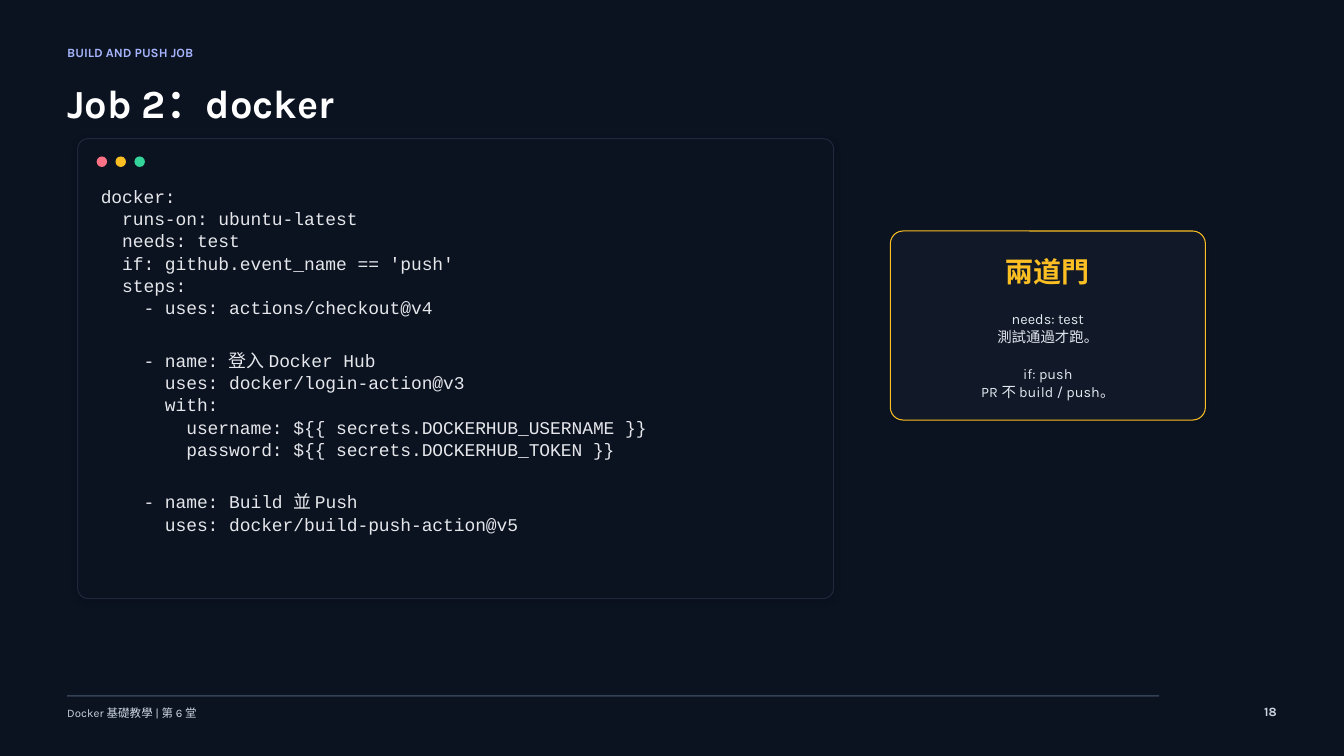
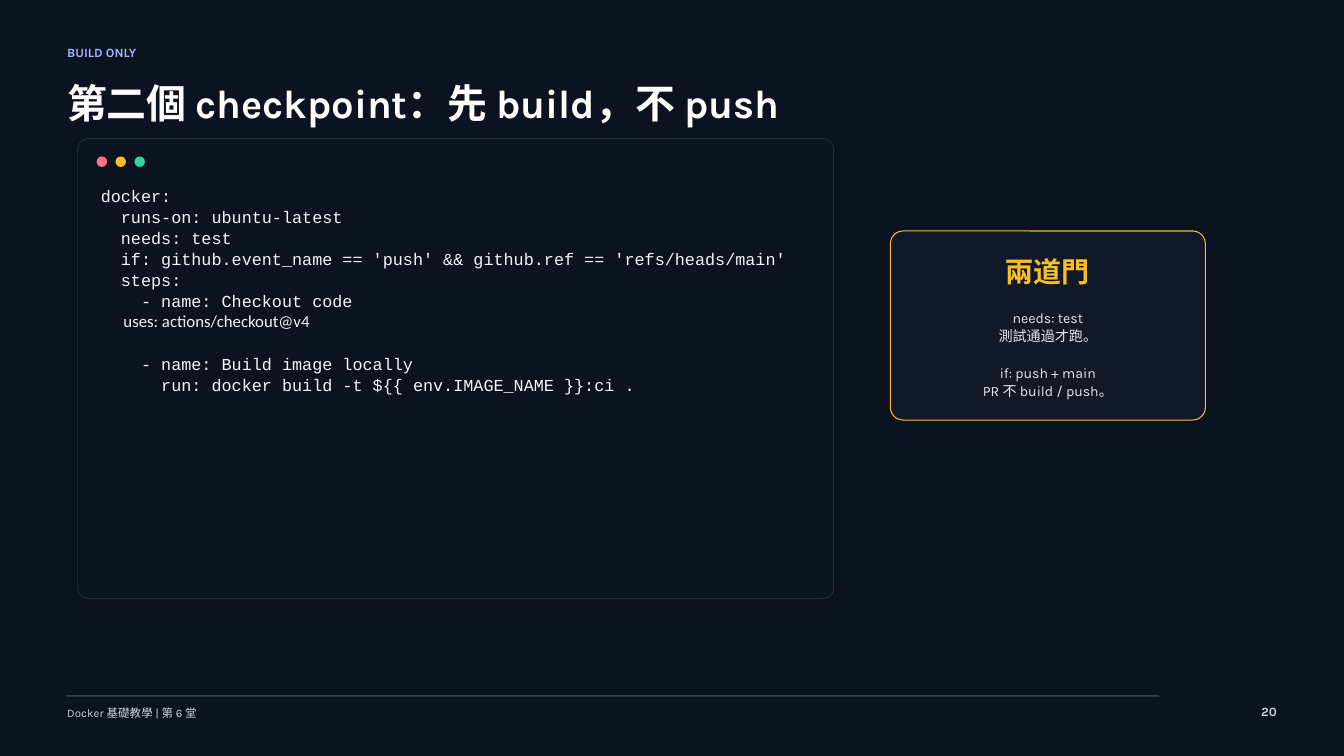
Before and after one commit to lalalalaluk/docker-practice, a slide deck: slide 20 of slides/docker-session6-github-actions-advanced.pptx (slide 18 before the commit). Drawn at 1344x756 pixels with LibreOffice and Linux fonts; fonts in the diff are those of the drawing. Boxes give left, top, right and bottom in pixels: in the first picture for what was removed or moved away, otherwise in the second. Text is boxed around its words. In the diff, an @@ line names an element or a change of style, - is before the commit and + after.

Commit message:
Update Docker course slide code appendices

```diff
--- a/slides/docker-session6-github-actions-advanced.pptx
+++ b/slides/docker-session6-github-actions-advanced.pptx
@@ text at (x1=67, y1=48, x2=136, y2=57): text changed @@
-BUILD AND PUSH JOB
+BUILD ONLY
@@ text at (x1=67, y1=84, x2=779, y2=128): text changed @@
-Job 2：docker
+第二個 checkpoint：先 build，不 push
@@ text at (x1=101, y1=190, x2=343, y2=290): size 12.8 to 12 pt, text colour #E5E7EB to #F1F5F9 in "docker:", "runs-on: ubuntu-latest", "needs: test", "steps:" @@
@@ text at (x1=121, y1=253, x2=785, y2=269): text changed; size 12.8 to 12 pt; text colour #E5E7EB to #F1F5F9 @@
-if: github.event_name == 'push'
+if: github.event_name == 'push' && github.ref == 'refs/heads/main'
@@ text at (x1=123, y1=295, x2=614, y2=395): text changed; size 12.8 to 12 pt; text colour #E5E7EB to #F1F5F9 @@
-- uses: actions/checkout@v4
-- name: 登入 Docker Hub
-uses: docker/login-action@v3
-with:
-username: ${{ secrets.DOCKERHUB_USERNAME }}
-password: ${{ secrets.DOCKERHUB_TOKEN }}
-- name: Build 並 Push
-uses: docker/build-push-action@v5
+- name: Checkout code
+uses: actions/checkout@v4
+- name: Build image locally
+run: docker build -t ${{ env.IMAGE_NAME }}:ci .
@@ text at (x1=983, y1=313, x2=1113, y2=399): size 10.3 to 10.1 pt in "needs: test", "測試通過才跑。", "PR 不 build / push。" @@
@@ text at (x1=1000, y1=368, x2=1096, y2=382): text changed; size 10.3 to 10.1 pt @@
-if: push
+if: push + main
@@ text at (x1=1261, y1=707, x2=1277, y2=716): text changed @@
-18
+20
```
Also in this commit, not shown: 25 other slides changed, 41 slides added, 6 slides removed, 4 other files.
